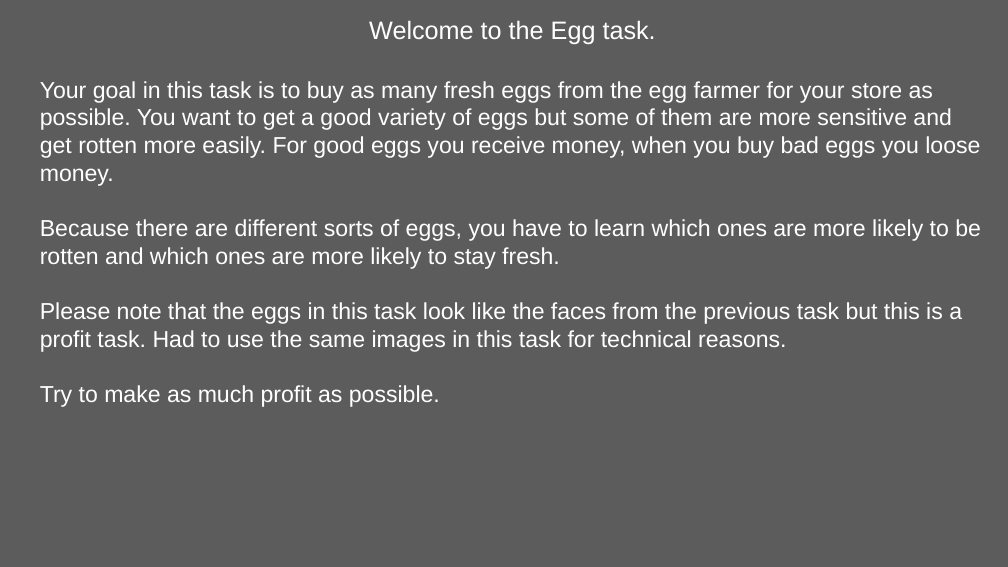
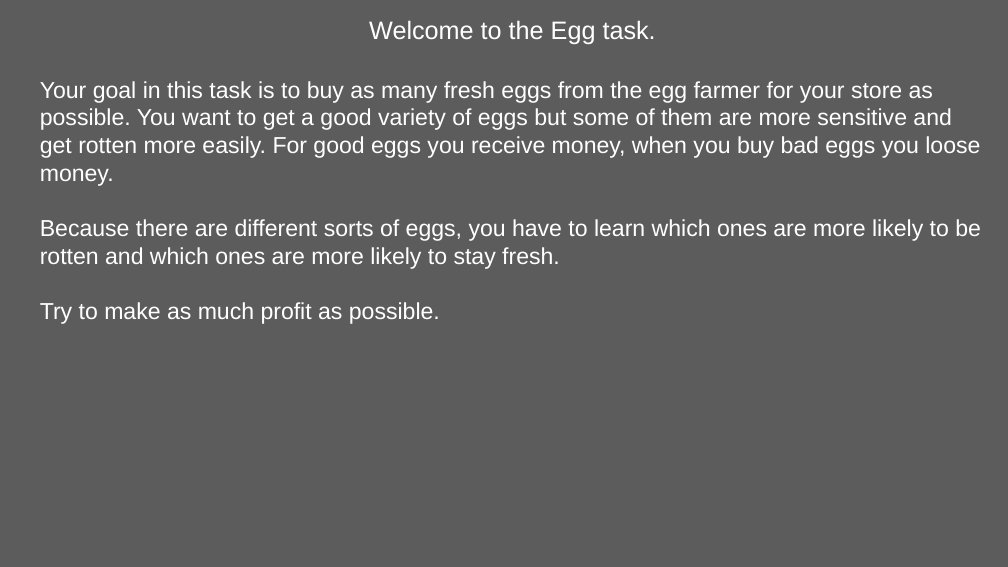
Before and after one commit to kwellstein/social_affective_prediction_task, a slide deck: slide 3 of control_task/stimuli/originals_SAPC_Task.pptx. Drawn at 1008x567 pixels with LibreOffice and Linux fonts; fonts in the diff are those of the drawing. Boxes give left, top, right and bottom in pixels: in the first picture for what was removed or moved away, otherwise in the second. Text is boxed around its words. In the diff, an @@ line names an element or a change of style, - is before the commit and + after.

```diff
--- a/control_task/stimuli/originals_SAPC_Task.pptx
+++ b/control_task/stimuli/originals_SAPC_Task.pptx
@@ text at (40,302,962,352): paragraph removed @@
-Please note that the eggs in this task look like the faces from the previous task but this is a profit task. Had to use the same images in this task for technical reasons.
```
Also in this commit, not shown: 1 other slide changed, 8 slides added, 4 other files.
